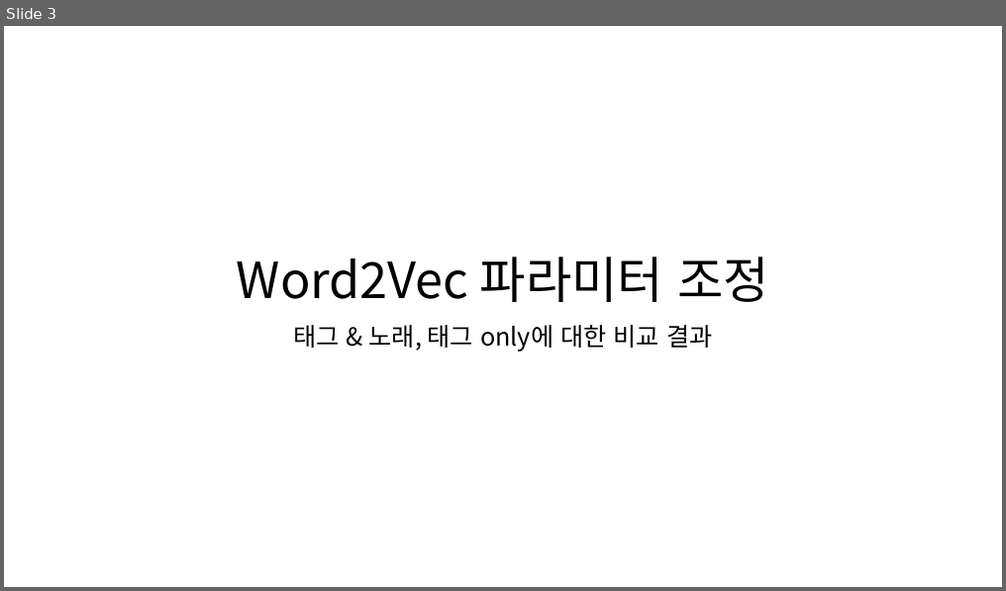
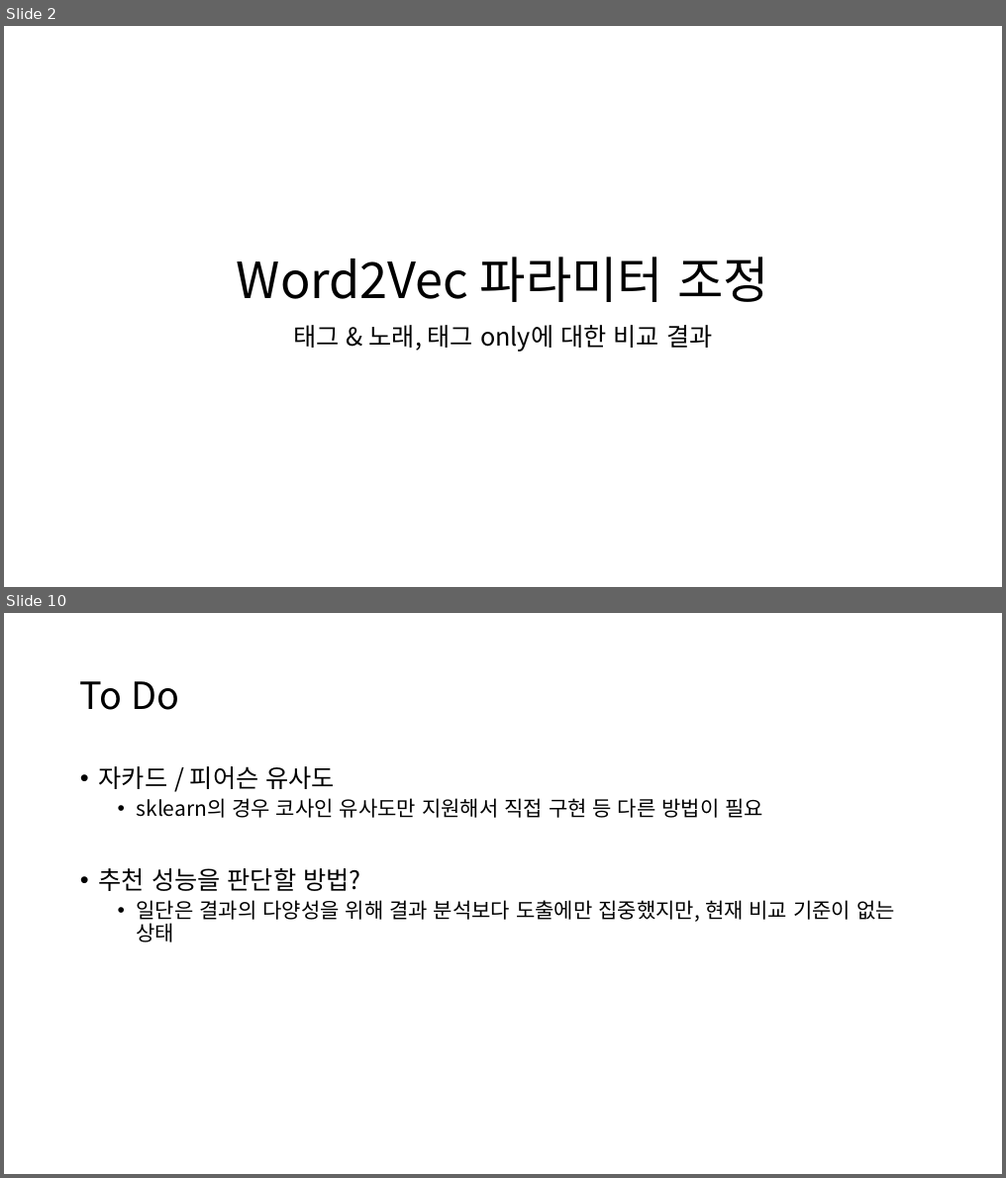
Before and after one commit to LimTurtle/GA_Saronite, a slide deck: src/Test_Model_Gaeul/05_Conclusion.pptx. Shown one above the other, each under a label of ours: slide 3 before the commit, slides 2 and 10 after it; the slides between them are not shown. The pictures are 1006x591 and 1006x1178 pixels, drawn with LibreOffice and Linux fonts; fonts in the diff are those of the drawing. Boxes give left, top, right and bottom in pixels: in the first picture for what was removed or moved away, otherwise in the second. Text is boxed around its words. In the diff, an @@ line names an element or a change of style, - is before the commit and + after.

```diff
--- a/src/Test_Model_Gaeul/05_Conclusion.pptx
+++ b/src/Test_Model_Gaeul/05_Conclusion.pptx
@@ slide 10 added at [4, 613, 1002, 1174], background #FFFFFF @@
@@ title added at [80, 681, 179, 710], 36 pt, text #000000 @@
+To Do
@@ text added at [99, 766, 895, 943], 20 pt, text #000000 @@
+• 자카드 / 피어슨 유사도
+  • sklearn의 경우 코사인 유사도만 지원해서 직접 구현 등 다른 방법이 필요
+• 추천 성능을 판단할 방법?
+  • 일단은 결과의 다양성을 위해 결과 분석보다 도출에만 집중했지만, 현재 비교 기준이 없는 상태
@@ what was slide 3 is now slide 2 @@
```
Also in this commit, not shown: 3 slides changed, 4 other slides added, 1 slide removed, 4 other files.
